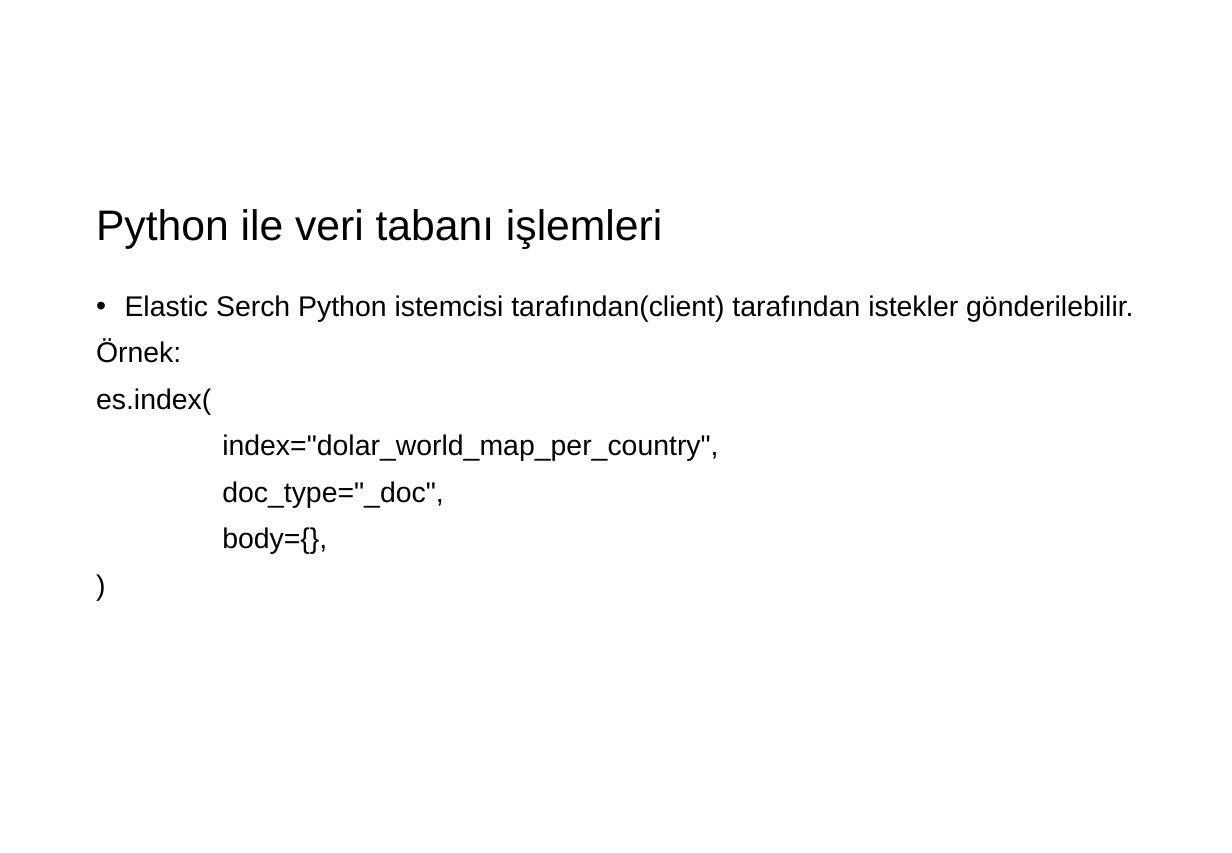
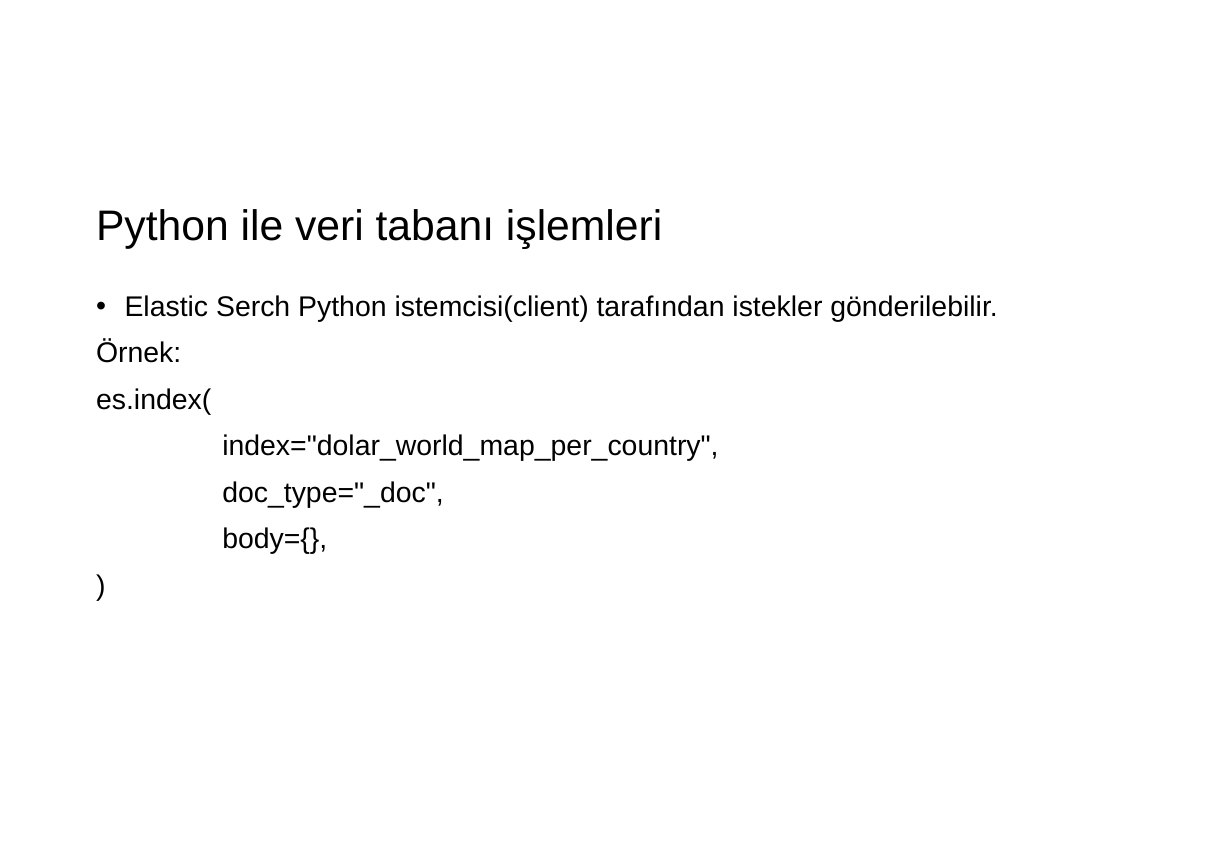
Before and after one commit to EnginKARATAS/twitter-sentiment-analyse, a slide deck: slide 12 of thesis/presentation.pptx. Drawn at 1232x853 pixels with LibreOffice and Linux fonts; fonts in the diff are those of the drawing; background and template pictures are left out. Boxes give left, top, right and bottom in pixels: in the first picture for what was removed or moved away, otherwise in the second. Text is boxed around its words. In the diff, an @@ line names an element or a change of style, - is before the commit and + after.

```diff
--- a/thesis/presentation.pptx
+++ b/thesis/presentation.pptx
@@ text at bbox=[125, 295, 997, 322]: text changed @@
-• Elastic Serch Python istemcisi tarafından(client) tarafından istekler gönderilebilir.
+• Elastic Serch Python istemcisi(client) tarafından istekler gönderilebilir.
```
Also in this commit, not shown: 4 other slides changed, 1 slide added, 1 other file.
